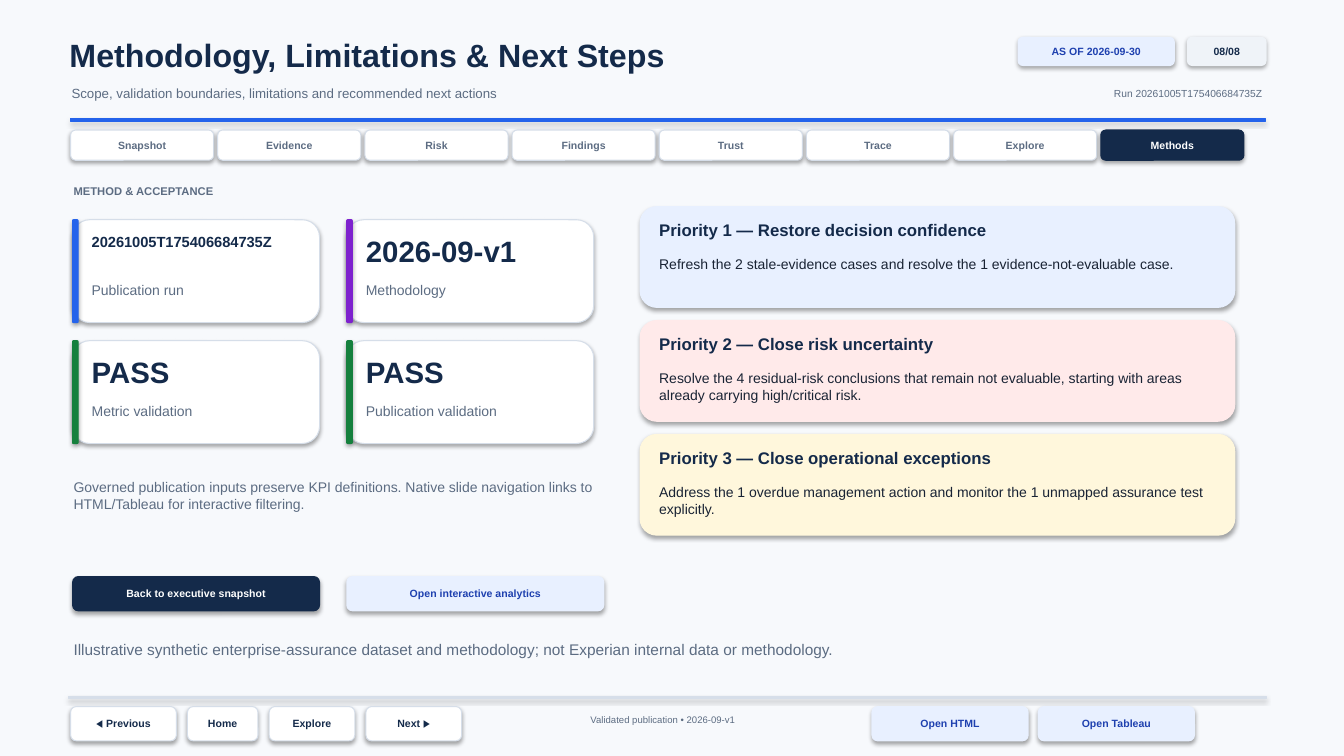
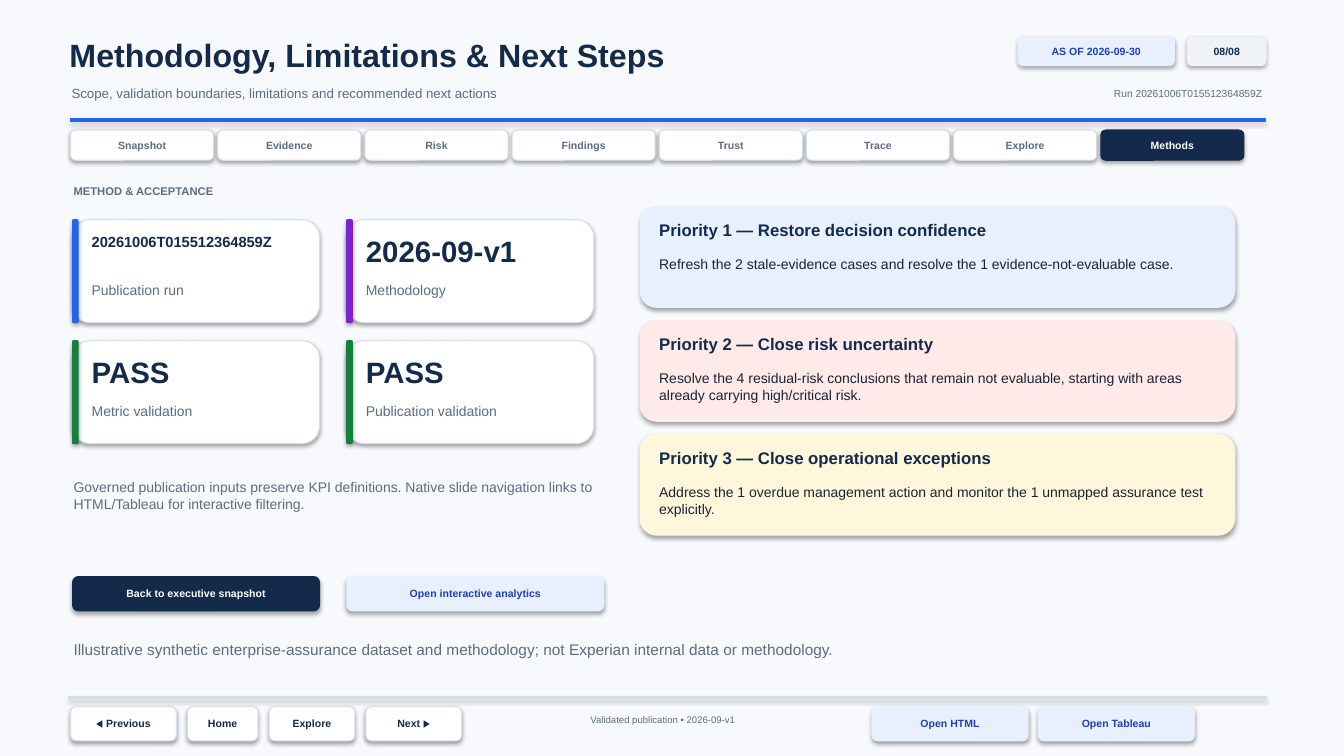
Before and after one commit to NadezhdaTzvetkova/experian-data-workflow, a slide deck: slide 8 of review/presentation/assurance_executive_report.pptx. Drawn at 1344x756 pixels with LibreOffice and Linux fonts; fonts in the diff are those of the drawing. Boxes give left, top, right and bottom in pixels: in the first picture for what was removed or moved away, otherwise in the second. Text is boxed around its words. In the diff, an @@ line names an element or a change of style, - is before the commit and + after.

```diff
--- a/review/presentation/assurance_executive_report.pptx
+++ b/review/presentation/assurance_executive_report.pptx
@@ text at [1114,90,1263,97]: text changed @@
-Run 20261005T175406684735Z
+Run 20261006T015512364859Z
@@ text at [92,236,272,247]: text changed @@
-20261005T175406684735Z
+20261006T015512364859Z
```
Also in this commit, not shown: 7 other slides changed, 21 other files.
